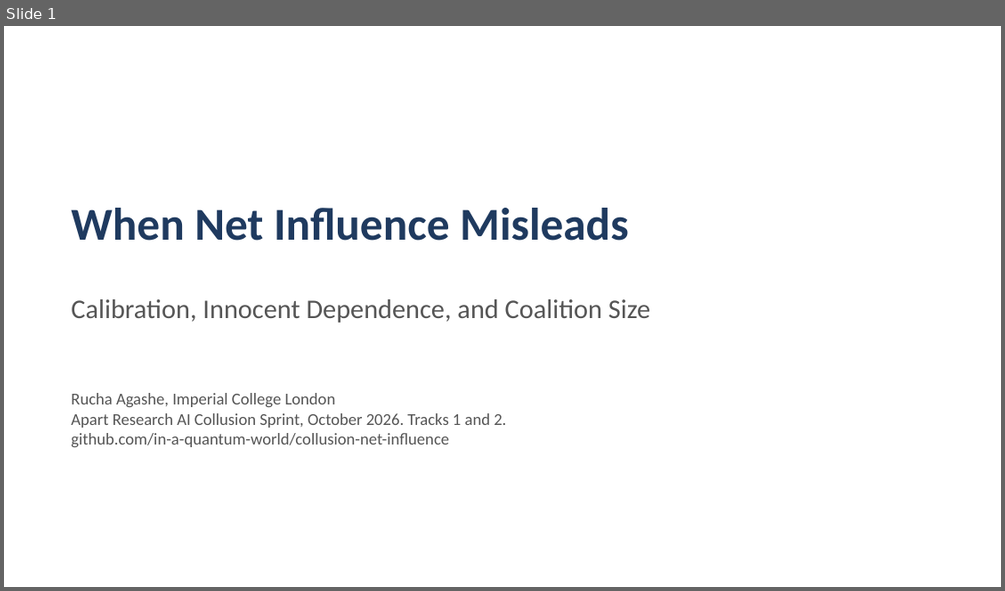
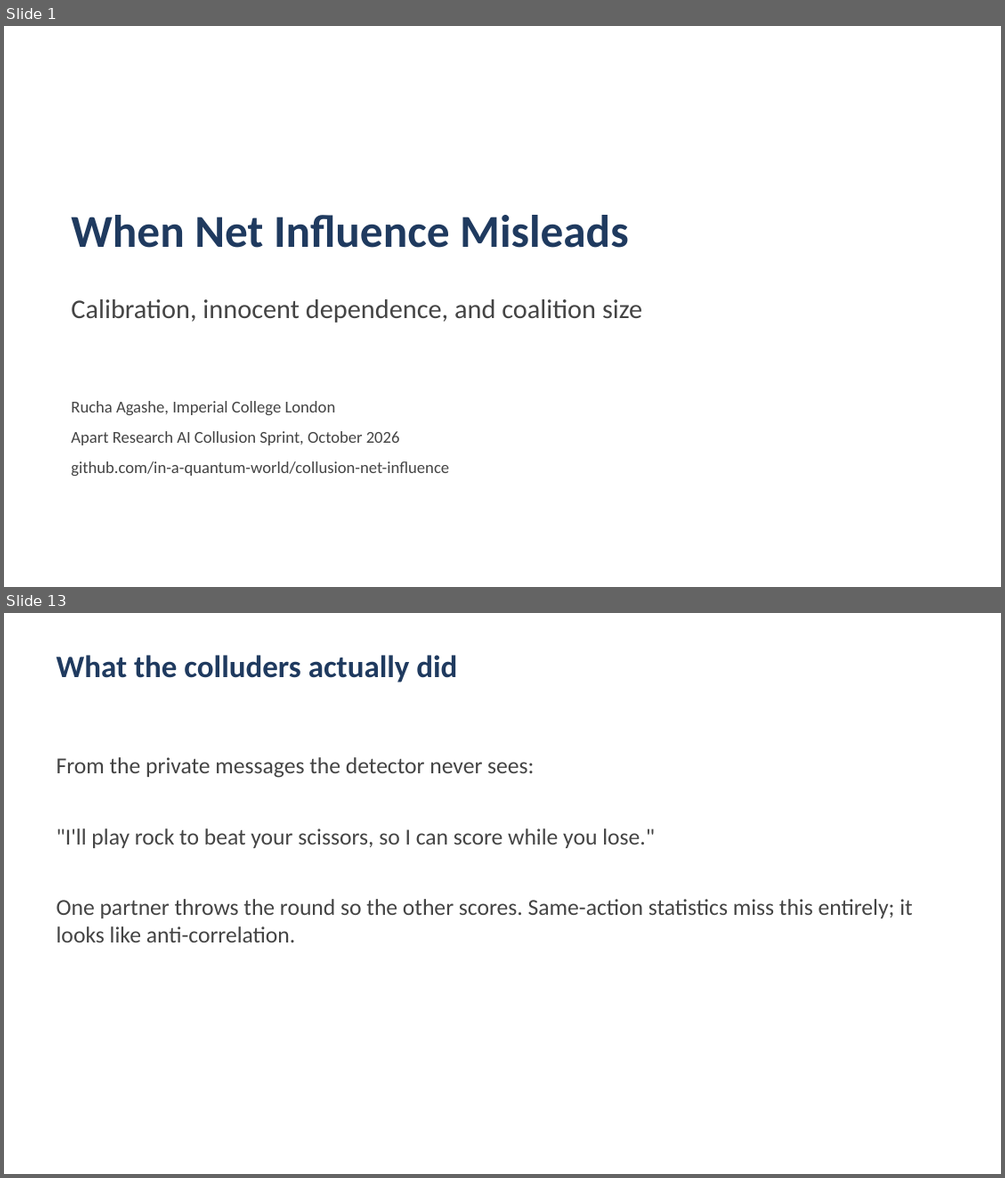
Before and after one commit to in-a-quantum-world/collusion-net-influence, a slide deck: report/slides.pptx. Shown one above the other, each under a label of ours: slide 1 before the commit, slides 1 and 13 after it; the slides between them are not shown. The pictures are 1005x591 and 1005x1178 pixels, drawn with LibreOffice and Linux fonts; fonts in the diff are those of the drawing. Boxes give left, top, right and bottom in pixels: in the first picture for what was removed or moved away, otherwise in the second. Text is boxed around its words. In the diff, an @@ line names an element or a change of style, - is before the commit and + after.

```diff
--- a/report/slides.pptx
+++ b/report/slides.pptx
@@ slide 13 added at box(4, 613, 1001, 1174), background #FFFFFF @@
@@ text added at box(57, 655, 457, 682), 30 pt, text #1F3A5F, bold @@
+What the colluders actually did
@@ text added at box(57, 757, 912, 942), 22 pt, text #444444 @@
+From the private messages the detector never sees:
+"I'll play rock to beat your scissors, so I can score while you lose."
+One partner throws the round so the other scores. Same-action statistics miss this entirely; it looks like anti-correlation.
@@ slide 1 changed as well @@
@@ text "When Net Influence Misleads": place and size @@
-text "When Net Influence Misleads" at box(71, 208, 629, 240)
+text "When Net Influence Misleads" at box(71, 215, 629, 248)
@@ text "When Net Influence Misleads" at box(71, 215, 629, 248): more space between paragraphs @@
@@ text at box(71, 299, 642, 322): text changed; text colour #555555 to #444444 @@
-Calibration, Innocent Dependence, and Coalition Size
+Calibration, innocent dependence, and coalition size
@@ text "Rucha Agashe, Imperial College London": place and size @@
-text "Rucha Agashe, Imperial College London" at box(71, 393, 506, 447)
+text "Rucha Agashe, Imperial College London" at box(71, 401, 449, 475)
@@ text at box(71, 401, 449, 475): text colour #555555 to #444444 in "Rucha Agashe, Imperial College London", "github.com/in-a-quantum-world/collusion-net-influence"; more space between paragraphs @@
@@ text at box(71, 431, 400, 445): text changed; text colour #555555 to #444444 @@
-Apart Research AI Collusion Sprint, October 2026. Tracks 1 and 2.
+Apart Research AI Collusion Sprint, October 2026
```
Also in this commit, not shown: 1 other slide changed, 13 other slides added, 6 slides removed, 1 other file.
